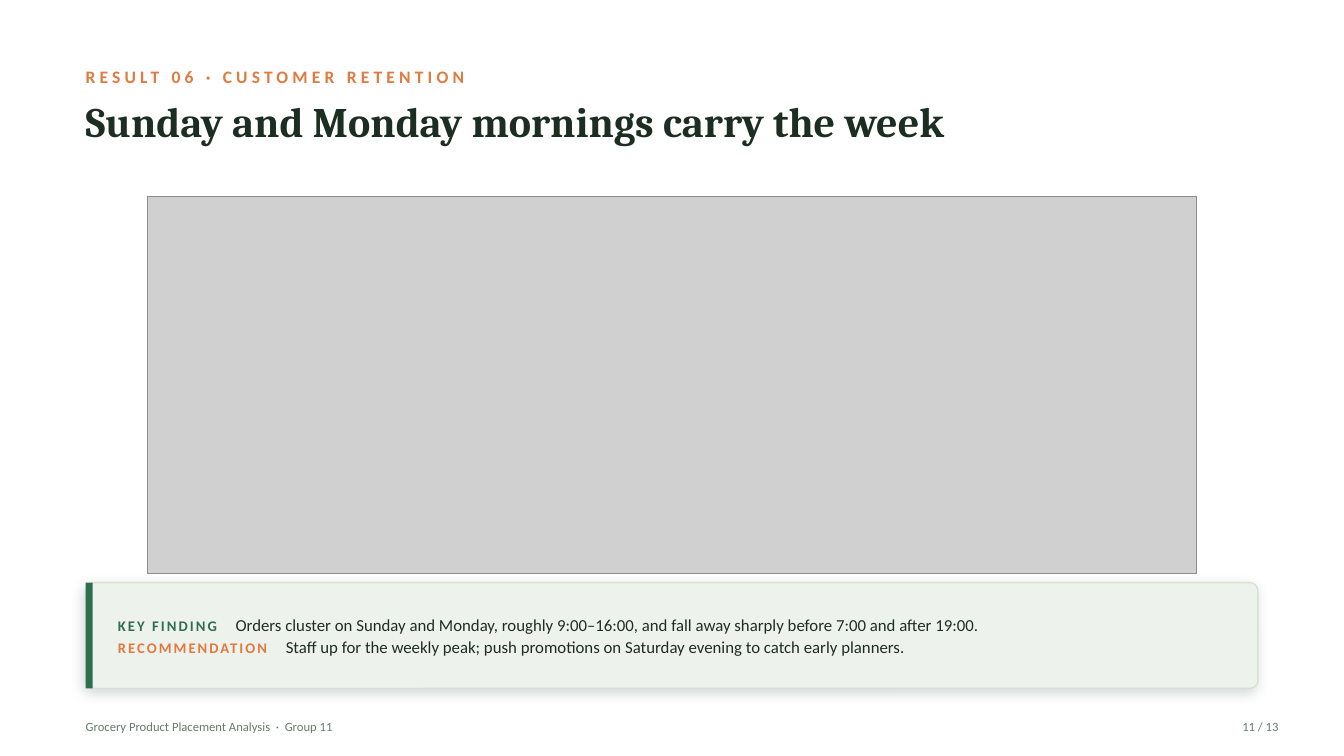
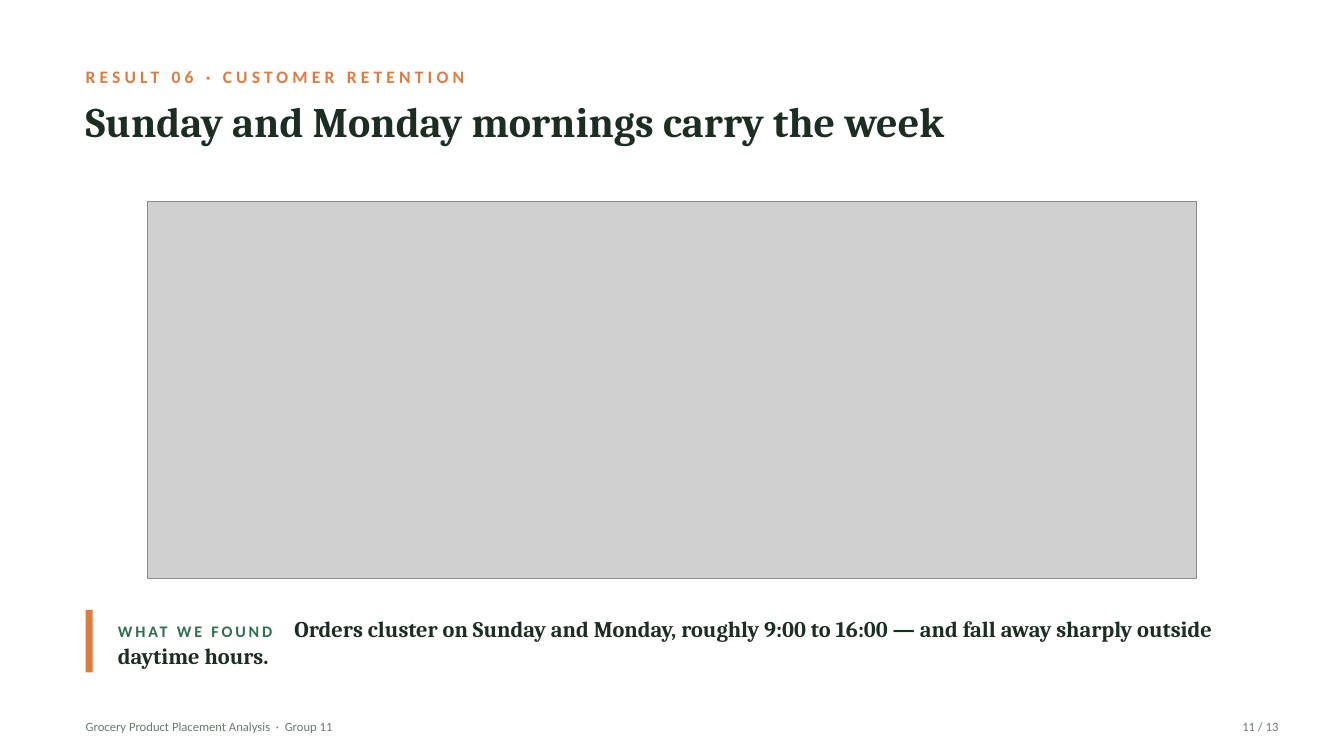
Before and after one commit to peslar01/ad24-11-grocery-product-placement-analysis, a slide deck: slide 11 of presentation/PODSV_Presentation_Group11.pptx. Drawn at 1344x756 pixels with LibreOffice and Linux fonts; fonts in the diff are those of the drawing; grey boxes stand for pictures. Boxes give left, top, right and bottom in pixels: in the first picture for what was removed or moved away, otherwise in the second. Text is boxed around its words. In the diff, an @@ line names an element or a change of style, - is before the commit and + after.

```diff
--- a/presentation/PODSV_Presentation_Group11.pptx
+++ b/presentation/PODSV_Presentation_Group11.pptx
@@ picture moved from (x1=148, y1=197, x2=1197, y2=574) to (x1=148, y1=202, x2=1197, y2=579) @@
@@ rounded rectangle removed at (x1=86, y1=583, x2=1258, y2=689) @@
@@ rectangle resized from (x1=86, y1=583, x2=93, y2=689) to (x1=86, y1=610, x2=93, y2=673) @@
@@ rectangle at (x1=86, y1=610, x2=93, y2=673): fill #2F6E4F to #E07A3F @@
@@ text at (x1=294, y1=621, x2=1212, y2=642): text changed; size 12 to 16 pt; font Calibri to Cambria; bold on @@
-KEY FINDING Orders cluster on Sunday and Monday, roughly 9:00–16:00, and fall away sharply before 7:00 and after 19:00.
-RECOMMENDATION Staff up for the weekly peak; push promotions on Saturday evening to catch early planners.
+WHAT WE FOUND Orders cluster on Sunday and Monday, roughly 9:00 to 16:00 — and fall away sharply outside daytime hours.
```
Also in this commit, not shown: 11 other slides changed, 1 slide added, 1 slide removed, 8 other files.
